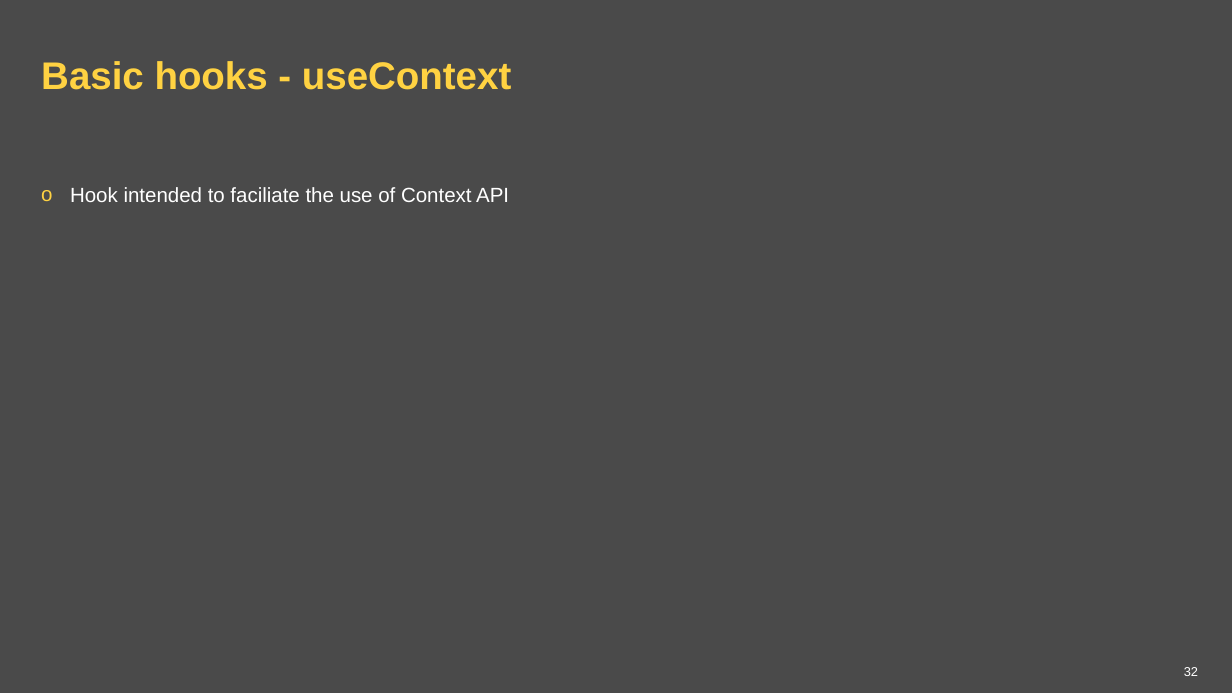
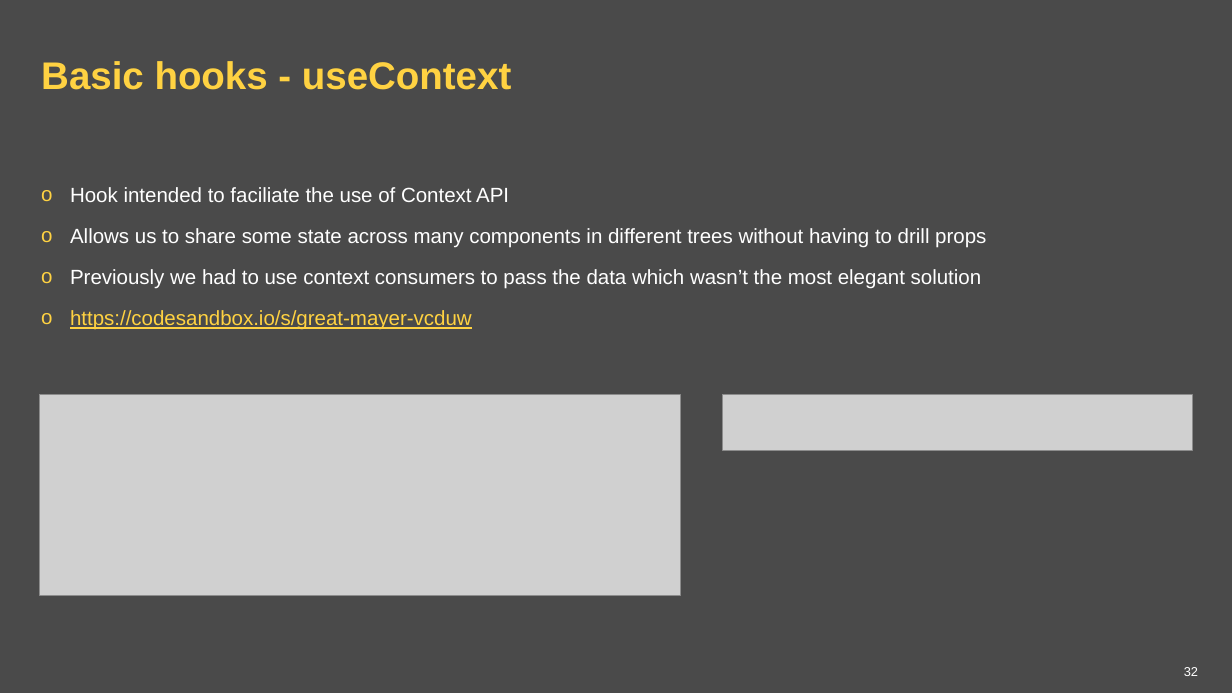
Before and after one commit to ppuzio/react-course-examples, a slide deck: slide 32 of React BEST course.pptx. Drawn at 1232x693 pixels with LibreOffice and Linux fonts; fonts in the diff are those of the drawing; grey boxes stand for pictures; background and template pictures are left out. Boxes give left, top, right and bottom in pixels: in the first picture for what was removed or moved away, otherwise in the second. Text is boxed around its words. In the diff, an @@ line names an element or a change of style, - is before the commit and + after.

Commit message:
useContext update

```diff
--- a/React BEST course.pptx
+++ b/React BEST course.pptx
@@ text at [70, 228, 986, 330]: paragraphs added @@
+o Allows us to share some state across many components in different trees without having to drill props
+o Previously we had to use context consumers to pass the data which wasn’t the most elegant solution
+o https://codesandbox.io/s/great-mayer-vcduw
@@ picture added at [40, 395, 680, 596] @@
@@ picture added at [723, 395, 1192, 450] @@
```
Also in this commit, not shown: 1 other slide changed.
